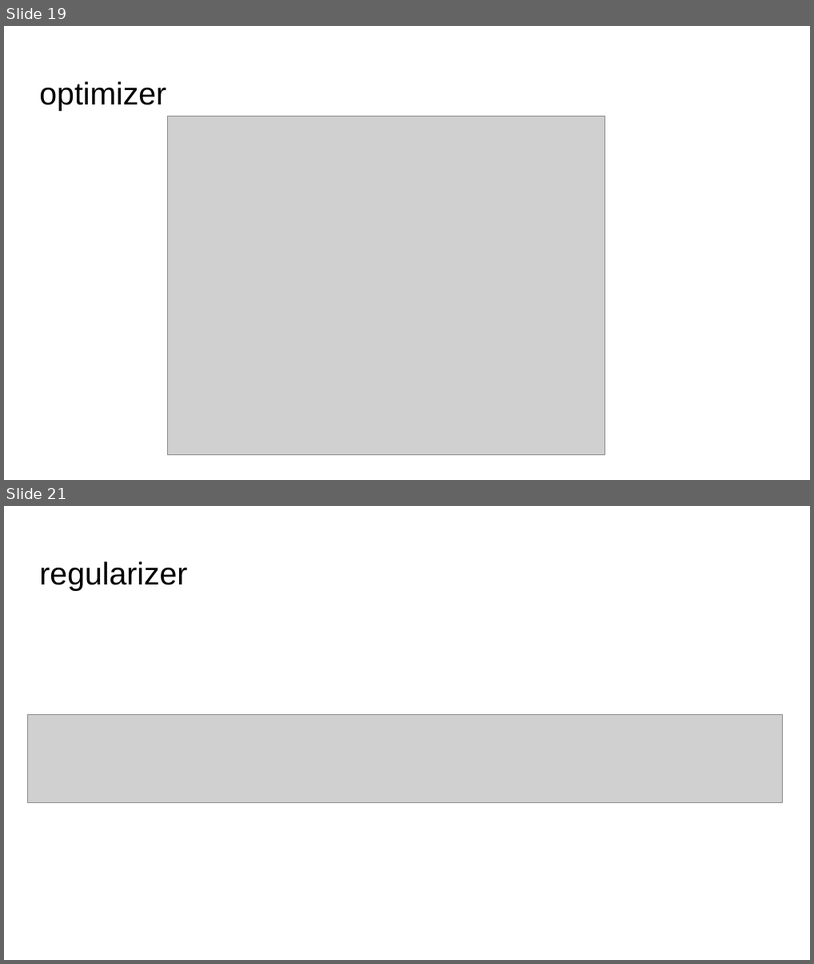
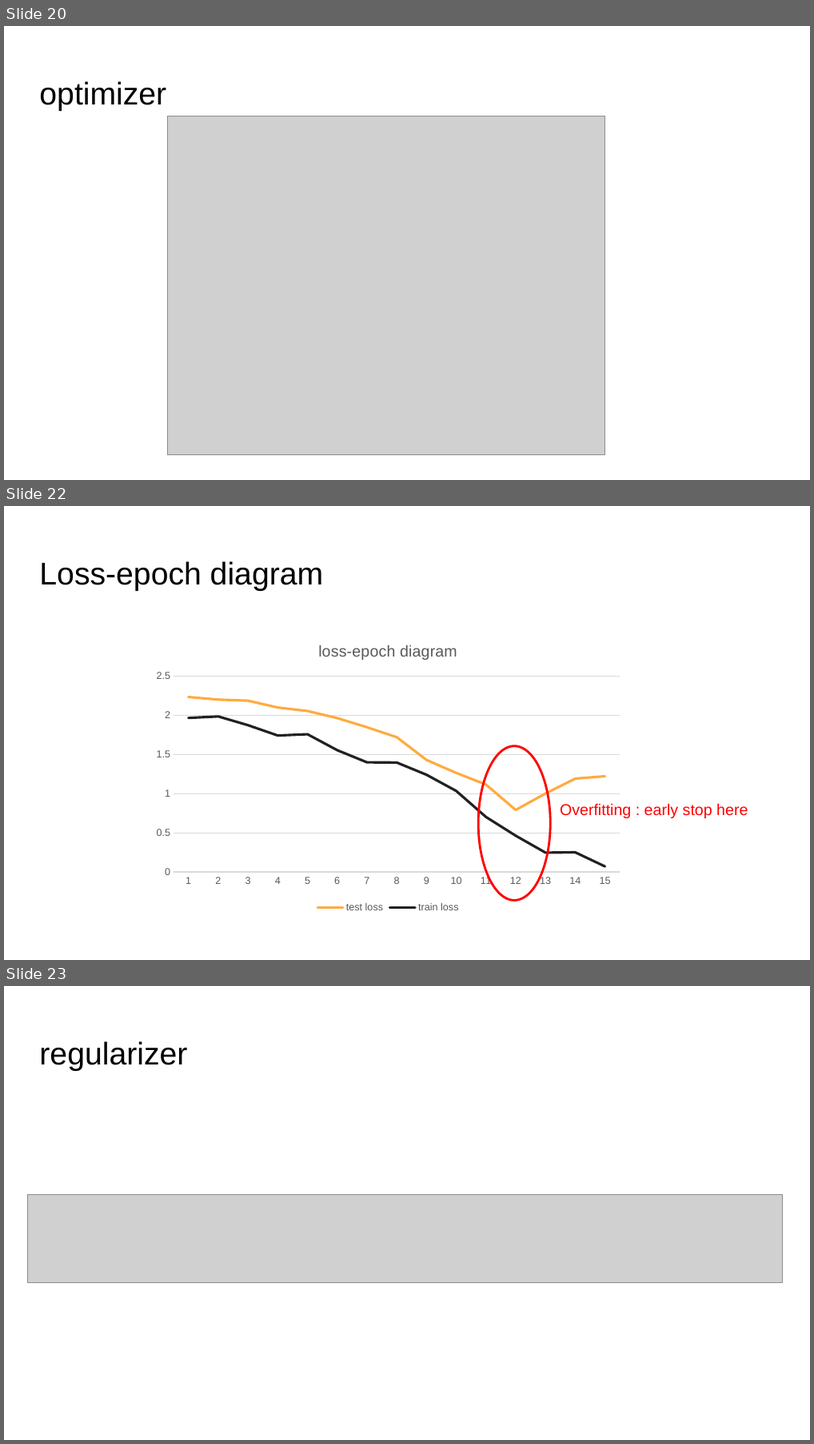
Before and after one commit to exeex/ml-course-slide, a slide deck: C3-DNN.pptx. Shown one above the other, each under a label of ours: slides 19 and 21 before the commit, slides 20, 22 and 23 after it; the slides between them are not shown. The pictures are 814x964 and 814x1444 pixels, drawn with LibreOffice and Linux fonts; fonts in the diff are those of the drawing; grey boxes stand for pictures. Boxes give left, top, right and bottom in pixels: in the first picture for what was removed or moved away, otherwise in the second. Text is boxed around its words. In the diff, an @@ line names an element or a change of style, - is before the commit and + after.

```diff
--- a/C3-DNN.pptx
+++ b/C3-DNN.pptx
@@ slide 22 added at (x1=4, y1=506, x2=810, y2=960), background #FFFFFF @@
@@ title added at (x1=39, y1=561, x2=324, y2=591), 28 pt, text #000000 @@
+Loss-epoch diagram
@@ line chart added at (x1=146, y1=628, x2=630, y2=916) @@
+title "loss-epoch diagram "
+categories: 1, 2, 3, 4, 5, 6, 7, 8, 9, 10, 11, 12, 13, 14, 15
+test loss: 2.23, 2.2, 2.18, 2.1, 2.05, 1.96, 1.85, 1.72, 1.43, 1.26, 1.11, 0.79, 1, 1.19, 1.22
+train loss: 1.96, 1.98, 1.87, 1.74, 1.76, 1.55, 1.4, 1.4, 1.24, 1.03, 0.7, 0.46, 0.25, 0.25, 0.07
@@ ellipse added at (x1=478, y1=745, x2=550, y2=900), outline #FF0000 2 pt @@
@@ text added at (x1=560, y1=803, x2=748, y2=818), 14 pt, text #FF0000 @@
+Overfitting : early stop here
@@ what was slide 19 is now slide 20 @@
@@ what was slide 21 is now slide 23 @@
```
Also in this commit, not shown: 6 slides changed, 2 other slides added, 1 slide removed, 1 other file.
